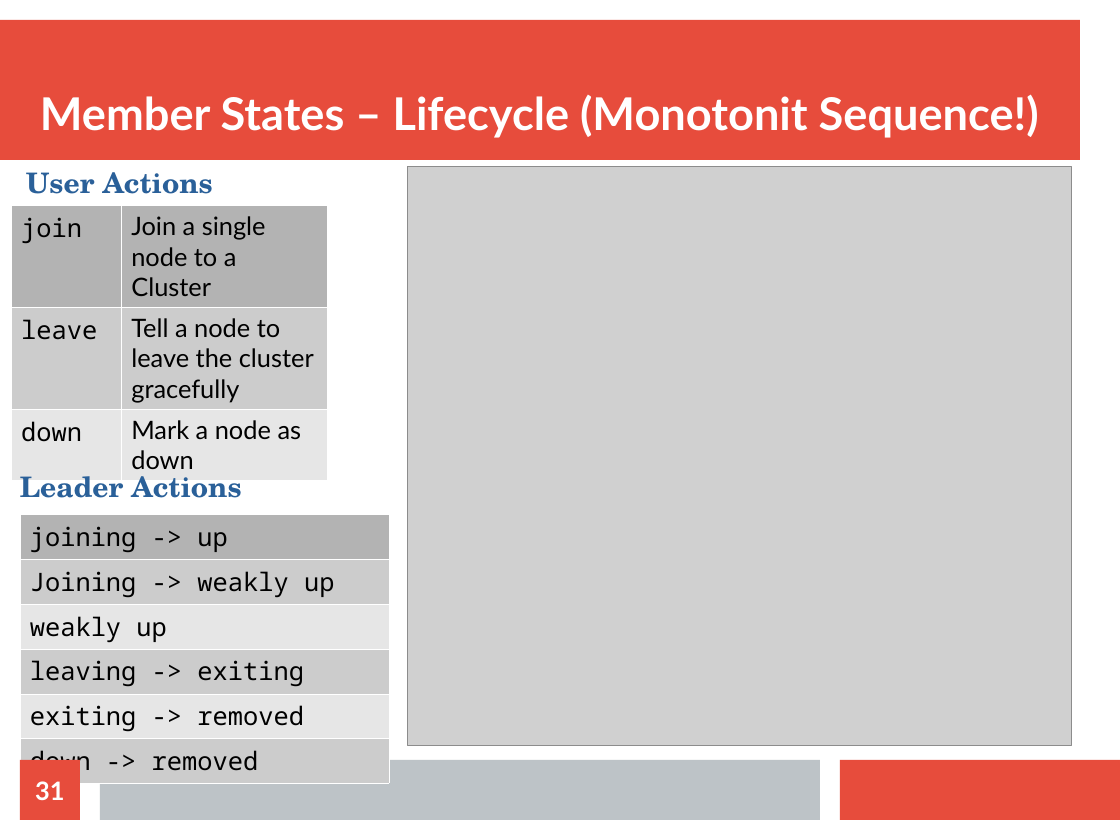
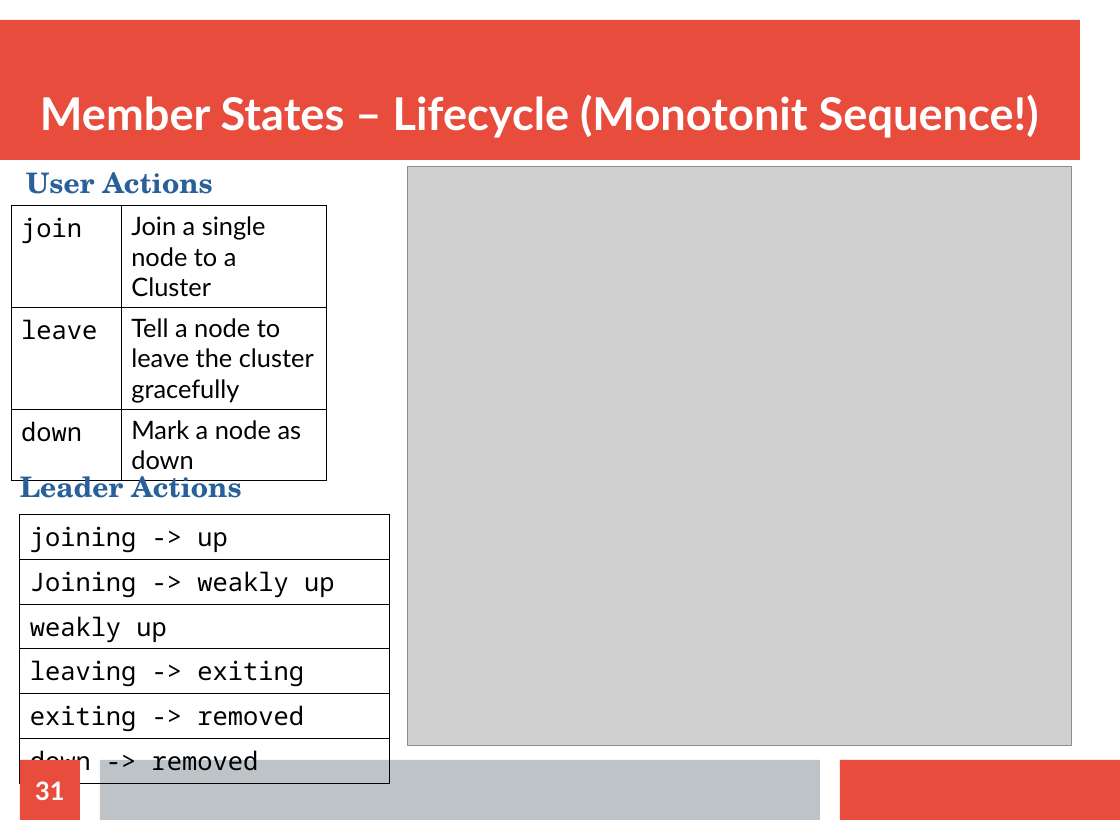
Before and after one commit to bytemania/akka-java-cluster, a slide deck: slide 31 of src/main/resources/res/presentation.odp. Drawn at 1120x840 pixels with LibreOffice and Linux fonts; fonts in the diff are those of the drawing; grey boxes stand for pictures. Boxes give left, top, right and bottom in pixels: in the first picture for what was removed or moved away, otherwise in the second. Text is boxed around its words. In the diff, an @@ line names an element or a change of style, - is before the commit and + after.

```diff
--- a/src/main/resources/res/presentation.odp
+++ b/src/main/resources/res/presentation.odp
@@ table at [11, 205, 326, 473] @@
@@ fill #B3B3B3 to none in row 1 @@
@@ fill #CCCCCC to none in row 2 @@
@@ fill #E6E6E6 to none in row 3 @@
@@ borders changed @@
@@ table at [19, 514, 389, 781] @@
@@ fill #B3B3B3 to none in row 1, column 1 @@
@@ fill #CCCCCC to none in 3 cells @@
@@ fill #E6E6E6 to none in 2 cells @@
@@ borders changed @@
```
Also in this commit, not shown: 6 other slides changed, 4 slides added, 8 other files.
